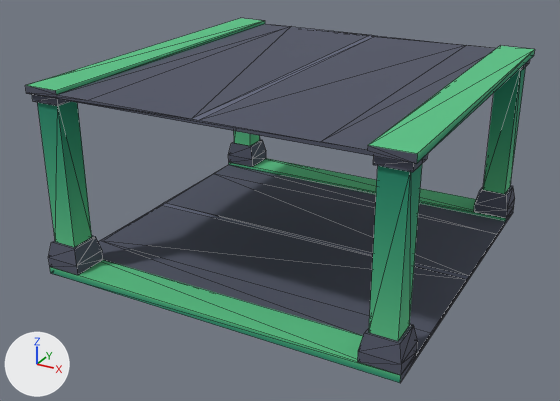
Two versions of the glTF model kenney/city-kit-roads/road-bridge.glb, one commit apart.
Camera for both pictures: a 50 mm camera at (0.933, -1.819, 1.023) aimed at (-0.028, -0.071, 0.149). The lights are fixed; the arrows at lower left show +X, +Y and +Z. The first picture is the older version. Mesh edges are drawn as thin lines. Vertices at exactly the same position are counted once.

Names of what the first picture shows: 'road-bridge'.
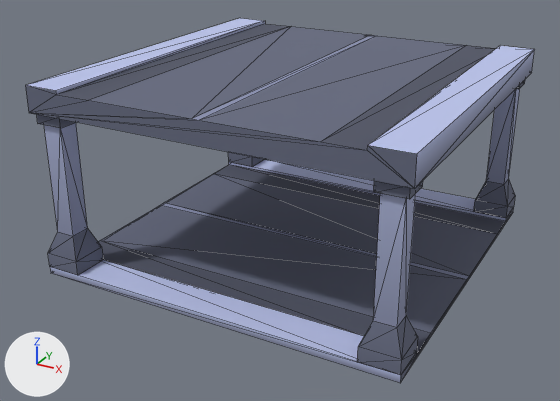
Edits to the scene script, one JSON object a line:
```json
{"block": "me_road_bridge", "where": "# used by ob_road_bridge; location = (0.0, 0.0, 0.0)"}
{"op": "remove", "block": "me_road_bridge", "code": "me_road_bridge.from_pydata(...)  # 160 vertices, 248 faces; spans x -0.5..0.5, y -0.5..0.5, z 0.0..0.52"}
{"op": "add", "block": "me_road_bridge", "code": "me_road_bridge.from_pydata(...)  # 144 vertices, 240 faces; spans x -0.5..0.5, y -0.5..0.5, z 0.0..0.52"}
{"block": "me_road_bridge", "change": "me_road_bridge part 1: a new loose piece, a box spanning x -0.487..-0.412, y -0.488..-0.413, z 0.42..0.45, in mat_colormap"}
{"block": "me_road_bridge", "change": "me_road_bridge part 2: a new loose piece, a box spanning x 0.412..0.487, y -0.488..-0.413, z 0.42..0.45, in mat_colormap"}
{"block": "me_road_bridge", "change": "me_road_bridge part 3: the loose piece of 8 vertices spanning x 0.409..0.491, y -0.491..-0.409, z 0.479..0.5 is deleted"}
{"block": "me_road_bridge", "change": "me_road_bridge part 4: the loose piece of 8 vertices spanning x -0.491..-0.409, y -0.491..-0.409, z 0.479..0.5 is deleted"}
{"block": "me_road_bridge", "change": "me_road_bridge part 5"}
{"block": "me_road_bridge", "change": "72 vertices are removed from x -0.5..0.5, y -0.5..0.5, z 0.02..0.479"}
{"block": "me_road_bridge", "change": "132 faces are deleted"}
{"block": "me_road_bridge", "change": "4 vertices in x -0.5..0.5, y -0.5..0.5, z 0.5 move by (0.0, 0.0, -0.05)"}
{"block": "me_road_bridge", "change": "16 vertices are added at x -0.477..0.422, y -0.478..0.478, z 0.12..0.42"}
{"block": "me_road_bridge", "change": "8 new vertices lie (0.0, 0.0, 0.04) away from vertices in x -0.5..0.5, y -0.5..0.5, z 0.02"}
{"block": "me_road_bridge", "change": "8 new vertices lie (0.1, 0.0, 0.0) away from vertices in x -0.5, y -0.5..0.5, z 0.02..0.06"}
{"block": "me_road_bridge", "change": "8 new vertices lie (-0.1, 0.0, 0.0) away from vertices in x 0.5, y -0.5..0.5, z 0.02..0.06"}
{"block": "me_road_bridge", "change": "16 new vertices lie (0.055, 0.0, 0.0) away from vertices in x -0.477..0.422, y -0.478..0.478, z 0.12..0.42"}
{"block": "me_road_bridge", "change": "124 new faces join them"}
{"block": "me_road_bridge", "change": "me_road_bridge part 6: 60 kept faces spanning x -0.5..0.5, y -0.5..0.5, z 0.0..0.52 get new texture (UV) coordinates"}
{"block": "me_road_bridge", "change": "other edits to the shape of me_road_bridge do not show in these pictures"}
```

Pixel boxes [x1, y1, x2, y2] of what changed, in the pictures (560 x 401 px; the box of a moved part takes in the faces that stretch with it):
```json
{"part": 1, "of": "me_road_bridge", "change": "added", "after": [37, 115, 76, 129]}
{"part": 2, "of": "me_road_bridge", "change": "added", "after": [374, 181, 423, 199], "on screen": "blue"}
{"part": 3, "of": "me_road_bridge", "change": "deleted", "before": [373, 154, 428, 172]}
{"part": 4, "of": "me_road_bridge", "change": "deleted", "before": [32, 94, 70, 106], "on screen": "mostly hidden"}
{"part": 5, "of": "me_road_bridge", "change": "moved or reshaped", "before": [37, 67, 526, 383], "after": [44, 89, 520, 383]}
{"part": 6, "of": "me_road_bridge", "change": "surface changed", "before": [25, 18, 535, 378], "after": [25, 18, 535, 378], "on screen": "lighter"}
```
